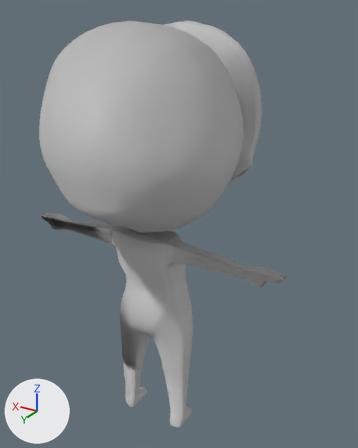
A saved change to the FBX model Assets/Animations/DemonEnemies/NewDemonEnemyTemplate.fbx.
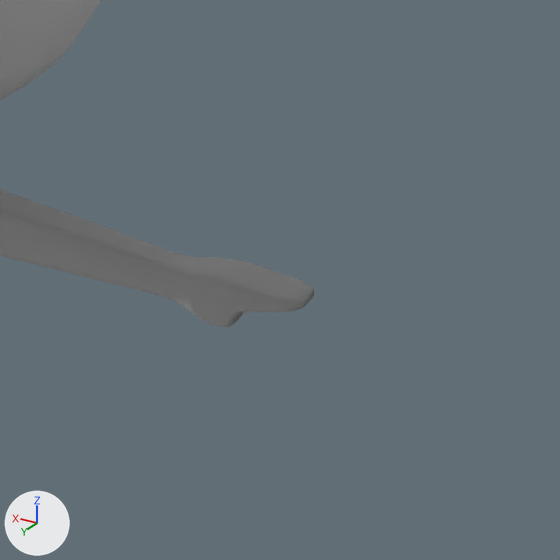
There are two pictures of each version: one whole from a 50 mm camera at (-5.88, 8.63, 9.87) aimed at (-0.43, -0.45, 5.33), one close up on the part from 54% to 100% of the width and 43% to 79% of the height. The axes (+X, +Y, +Z) are drawn at lower left. The lights are the same throughout. Where no turn or scale is listed for an object, it has been applied to the vertices.

The first close-up shows 'AzaBody'.
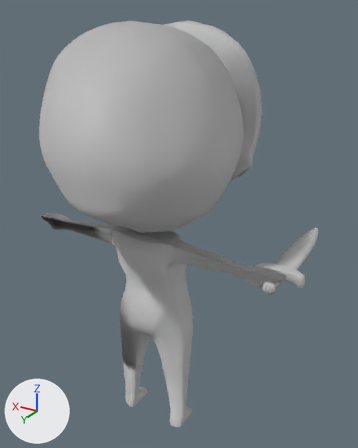
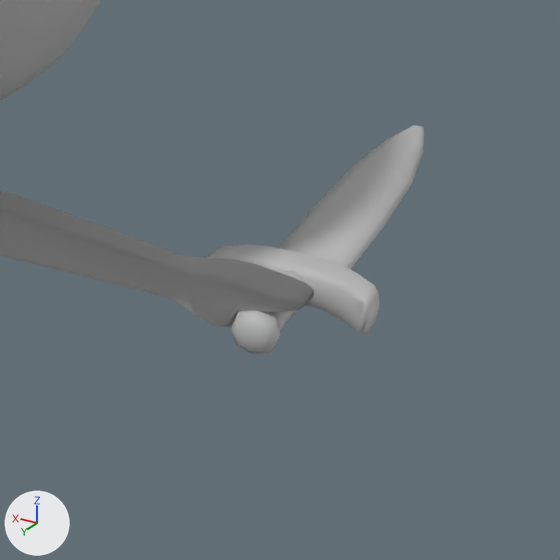
What differs and where, as boxes [x1, y1, x2, y2] in the close-ups (560 x 560 px):
```json
{"object": "Sword", "change": "added", "after": [207, 125, 424, 354]}
```

Edits to the scene script, one JSON object a line:
```json
{"op": "add", "block": "mat_lambert1_001", "code": ["mat_lambert1_001 = principled_material('lambert1.001')", "mat_lambert1_001.base_color = (0.5, 0.5, 0.5)  # grey #bcbcbc", "mat_lambert1_001.roughness = 0.553"]}
{"op": "add", "block": "me_mesh_003", "code": ["me_mesh_003 = bpy.data.meshes.new('Mesh.003')", "me_mesh_003.from_pydata(...)  # 358 vertices, 352 faces; spans x -0.53..0.53, y -2.84..0.44, z -0.15..0.14", "me_mesh_003.materials.append(mat_lambert1_001)  # grey #bcbcbc"]}
{"op": "add", "block": "ob_sword", "code": ["ob_sword = bpy.data.objects.new('Sword', me_mesh_003)", "ob_sword.location = (-3.043, 0.154, 4.893)"]}
```
